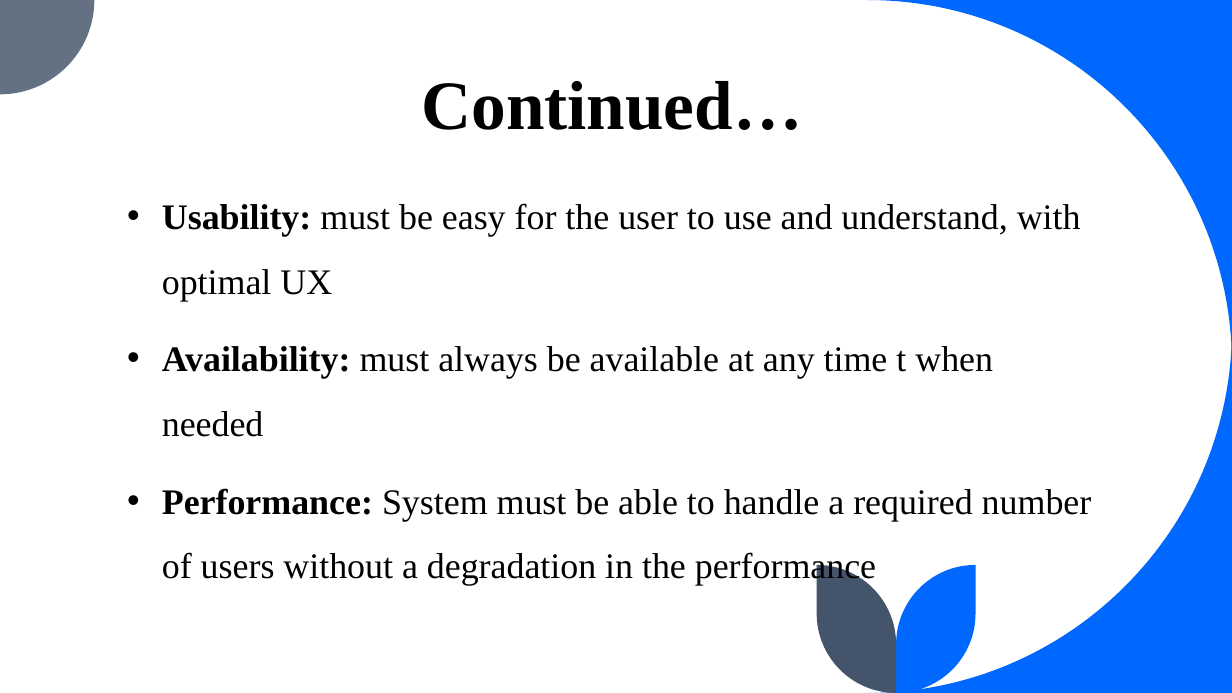
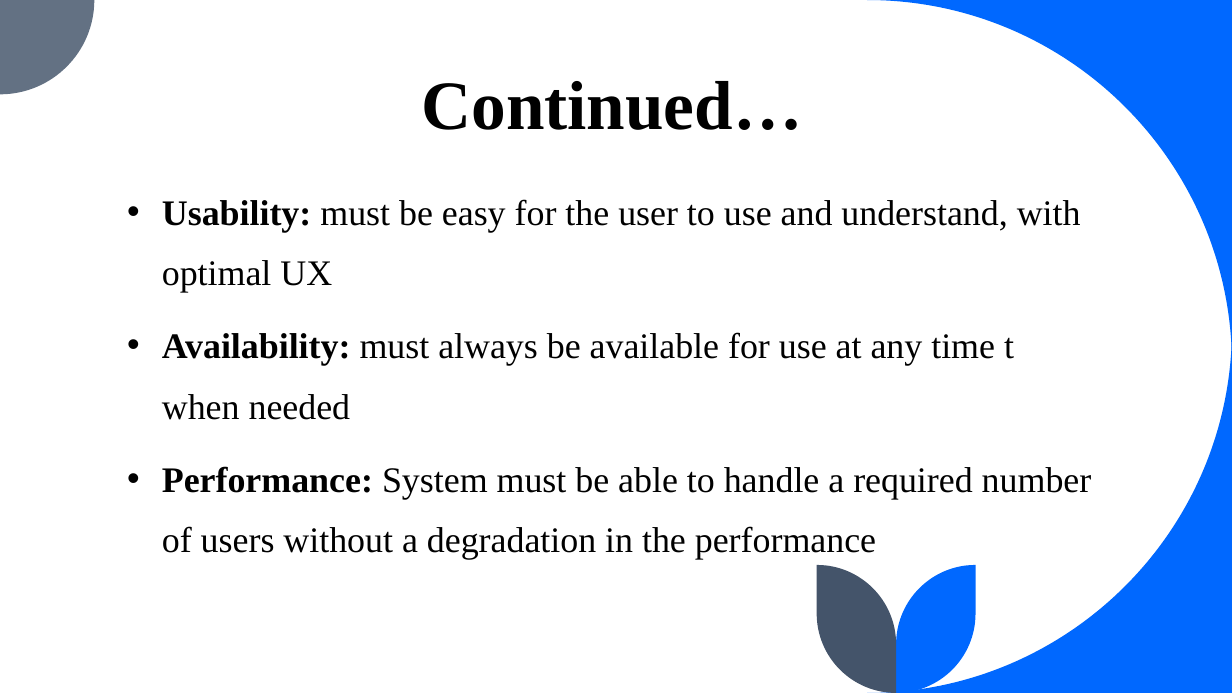
Before and after one commit to Fuangi/Landmark-njangi-hub, a slide deck: slide 13 of njangi.pptx. Drawn at 1232x693 pixels with LibreOffice and Linux fonts; fonts in the diff are those of the drawing. Boxes give left, top, right and bottom in pixels: in the first picture for what was removed or moved away, otherwise in the second. Text is boxed around its words. In the diff, an @@ line names an element or a change of style, - is before the commit and + after.

```diff
--- a/njangi.pptx
+++ b/njangi.pptx
@@ text at <box>162,199,1092,560</box>: line spacing 1.5 to 1.4 @@
@@ text at <box>162,332,1014,420</box>: text changed @@
-• Availability: must always be available at any time t when needed
+• Availability: must always be available for use at any time t when needed
```
Also in this commit, not shown: 2 slides removed.
